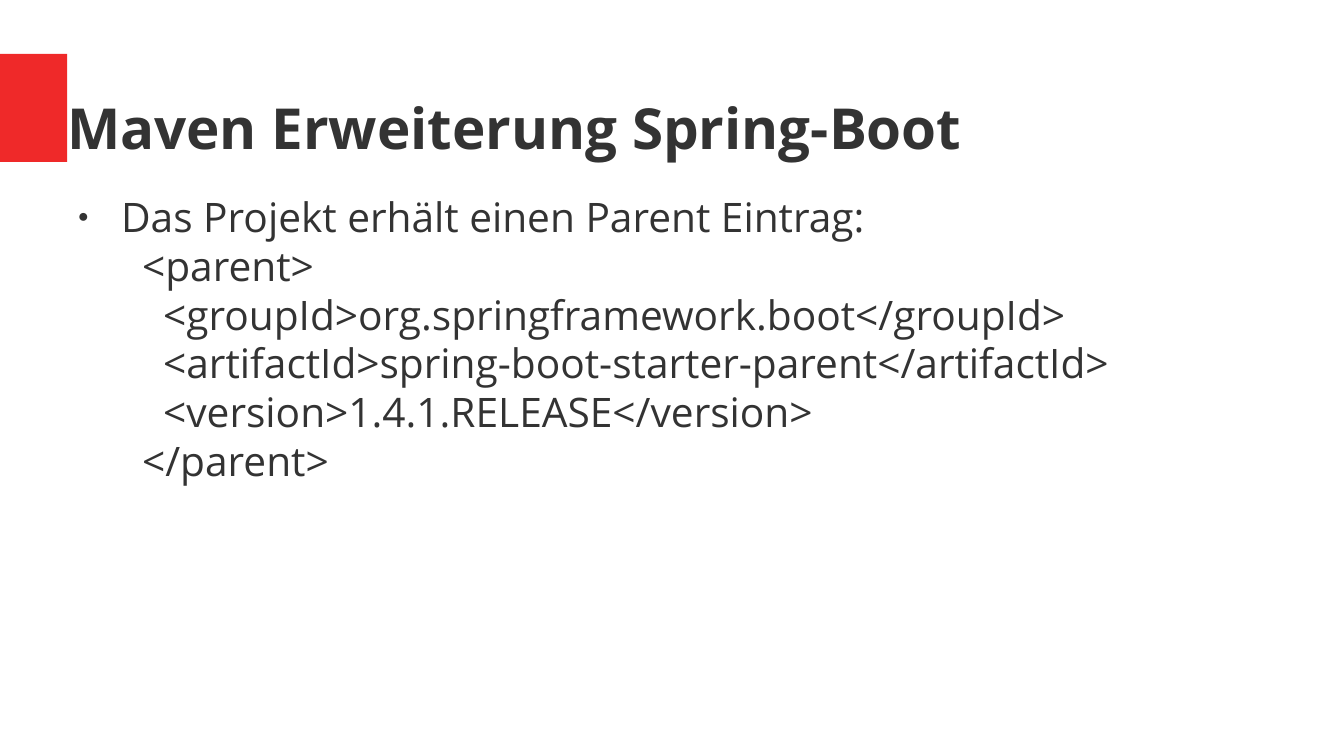
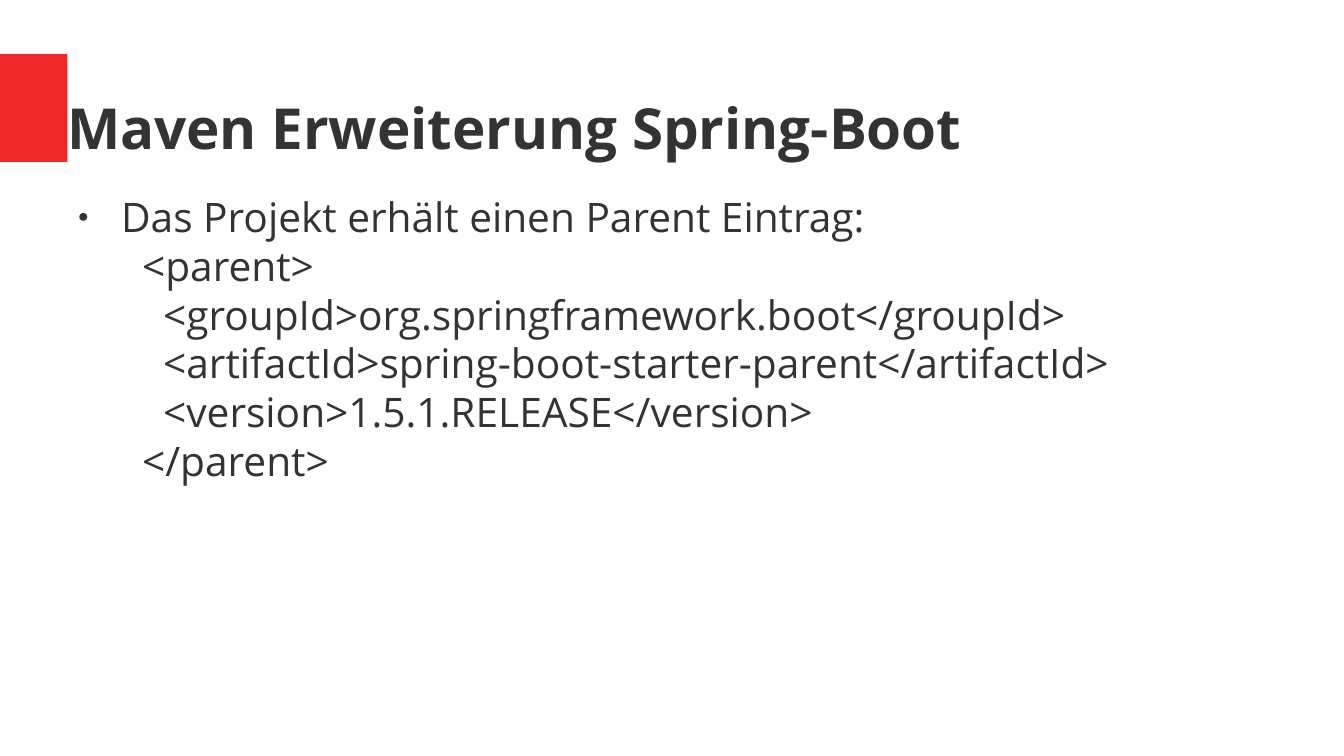
Before and after one commit to ManfredTremmel/gwtp-training, a slide deck: slide 135 of GWT-GWTP-Training_de.odp. Drawn at 1344x756 pixels with LibreOffice and Linux fonts; fonts in the diff are those of the drawing. Boxes give left, top, right and bottom in pixels: in the first picture for what was removed or moved away, otherwise in the second. Text is boxed around its words. In the diff, an @@ line names an element or a change of style, - is before the commit and + after.

```diff
--- a/GWT-GWTP-Training_de.odp
+++ b/GWT-GWTP-Training_de.odp
@@ text at (x1=121, y1=201, x2=1108, y2=486): text changed @@
-● Das Projekt erhält einen Parent Eintrag:
-  <parent>
-  <groupId>org.springframework.boot</groupId>
-  <artifactId>spring-boot-starter-parent</artifactId>
-  <version>1.4.1.RELEASE</version>
-  </parent>
+● Das Projekt erhält einen Parent Eintrag:
+  <parent>
+  <groupId>org.springframework.boot</groupId>
+  <artifactId>spring-boot-starter-parent</artifactId>
+  <version>1.5.1.RELEASE</version>
+  </parent>
```
Also in this commit, not shown: 7 other slides changed, 1 other file.
